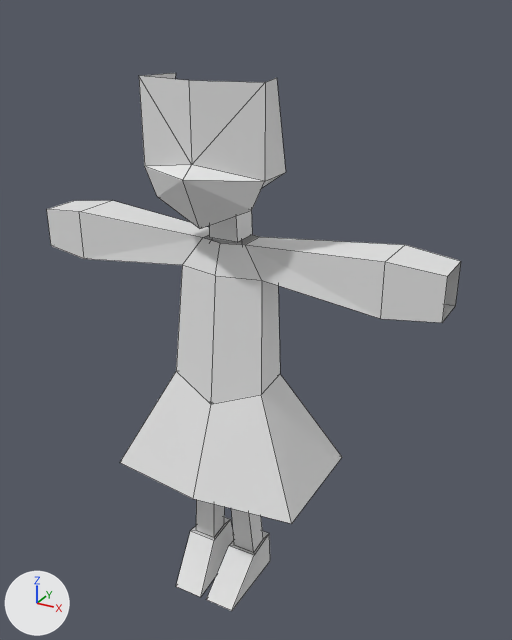
Two versions of the Blender file 256.blend, one commit apart.
Rendered twice from a 50 mm lens placed at (1.066, -1.781, 1.864), pointed at (0.063, 0.042, 0.952). The axes (+X, +Y, +Z) are drawn at lower left. The lights are the same throughout. Mesh edges are drawn as thin lines.
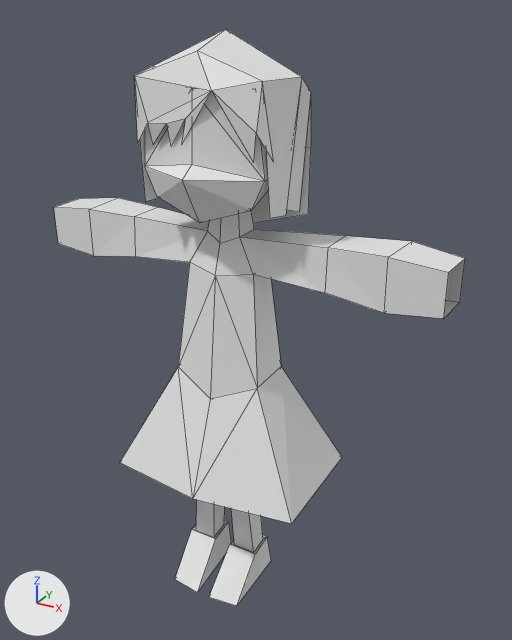
What differs and where, as boxes (x1, y1, x2, y2) in the pictures (512 x 640 px):
'Cube', reshaped, modifiers changed (25% taller)
    before: (47, 200, 461, 611)
    after: (54, 91, 465, 606)
'Plane', reshaped, turned
    before: (139, 73, 286, 242)
    after: (134, 29, 311, 223)
part 2 of me_plane, deleted
    before: (139, 73, 286, 242)
part 3 of me_plane, added
    after: (134, 29, 311, 223)

The change, as a list of edits to the scene's bpy script:
```text
Change me_plane:
    used by ob_plane; location = (0.0, 0.0, 0.0); rotation_euler = (0.0, 1.571, 0.0), in degrees (0, 90, 0)
    remove me_plane.from_pydata(...)  # 23 vertices, 19 faces; spans x -1.697..-1.234, y -0.245..0.045, z -0.195..0.195
    add me_plane.from_pydata(...)  # 34 vertices, 23 faces; spans x -0.223..0.223, y 1.247..1.813, z -0.189..0.198
    me_plane part 2: the whole mesh is rebuilt
    me_plane part 3
    34 vertices are added at x -0.223..0.223, y 1.247..1.813, z -0.189..0.198
    23 new faces join them
Change me_cube_001:
    used by ob_cube; location = (0.0, 0.0, 0.0); scale = (0.112, 0.112, 0.112)
    remove me_cube_001.from_pydata(...)  # 48 vertices, 41 faces; spans x 0.0..6.05, y -2.35..1.99, z -0.16..11.29
    add me_cube_001.from_pydata(...)  # 117 vertices, 122 faces; spans x -6.1..6.1, y -2.35..1.99, z 0.0..15.04
    me_cube_001 part 1
    2 vertices are removed from x 0.0, y 0.55..0.68, z 10.16..10.99
    10 faces are deleted
    4 vertices in x 6.05, y -0.65, z 10.0..11.15 move by (-0.04, 0.26, 0.0)
    4 vertices in x 6.05, y 0.54, z 10.0..11.15 move by (0.05, 0.26, 0.0)
    21 vertices move from x 0.0..4.62, y -2.01..0.69, z -0.16..11.29 to x 0.0..4.68, y -2.01..1.05, z 0.0..11.91
    71 vertices are added at x -6.1..2.98, y -2.19..1.62, z 0.0..15.04
    91 new faces join them
Change ob_plane:
    ob_plane.rotation_euler: (0.0, 1.571, 0.0) -> (1.571, 0.0, 0.0)  # degrees (0, 90, 0) -> degrees (90, 0, 0)
Change ob_cube:
    remove _m = ob_cube.modifiers.new('Mirror', 'MIRROR')
    remove _m.use_axis = (False, False, True)
    remove _m.use_clip = True
    remove _m.mirror_object = ob_plane
```
